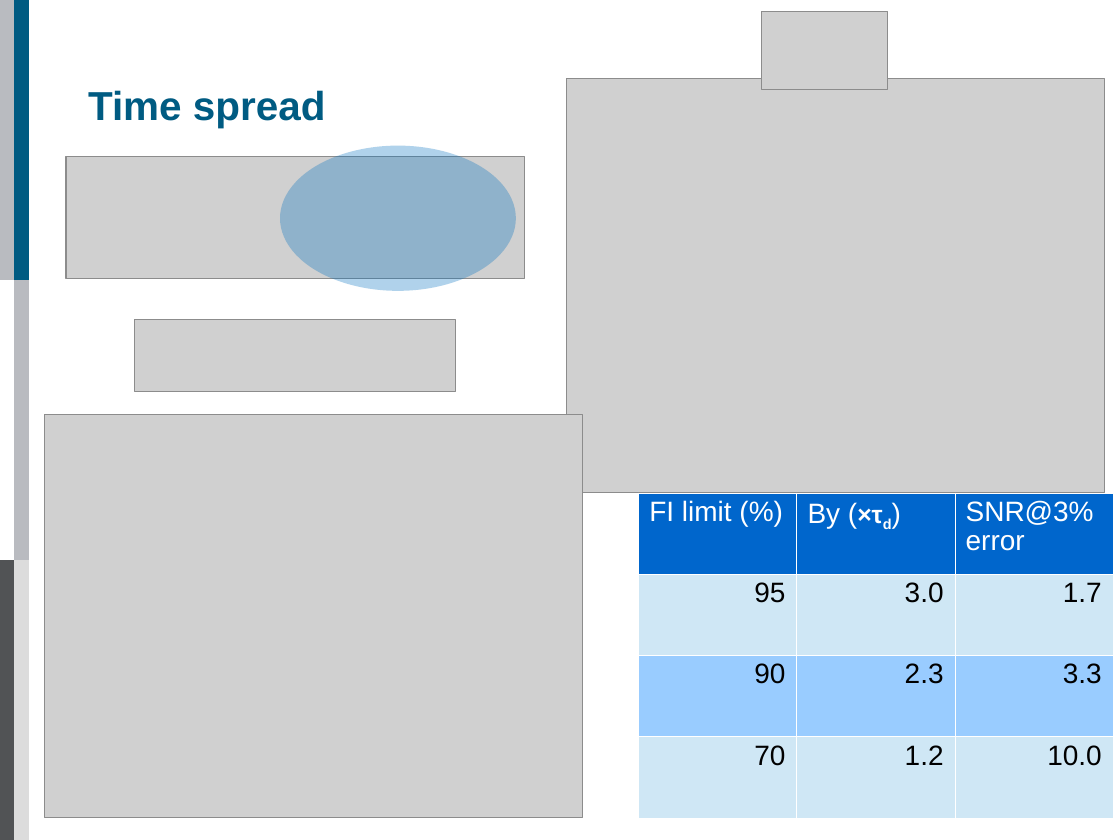
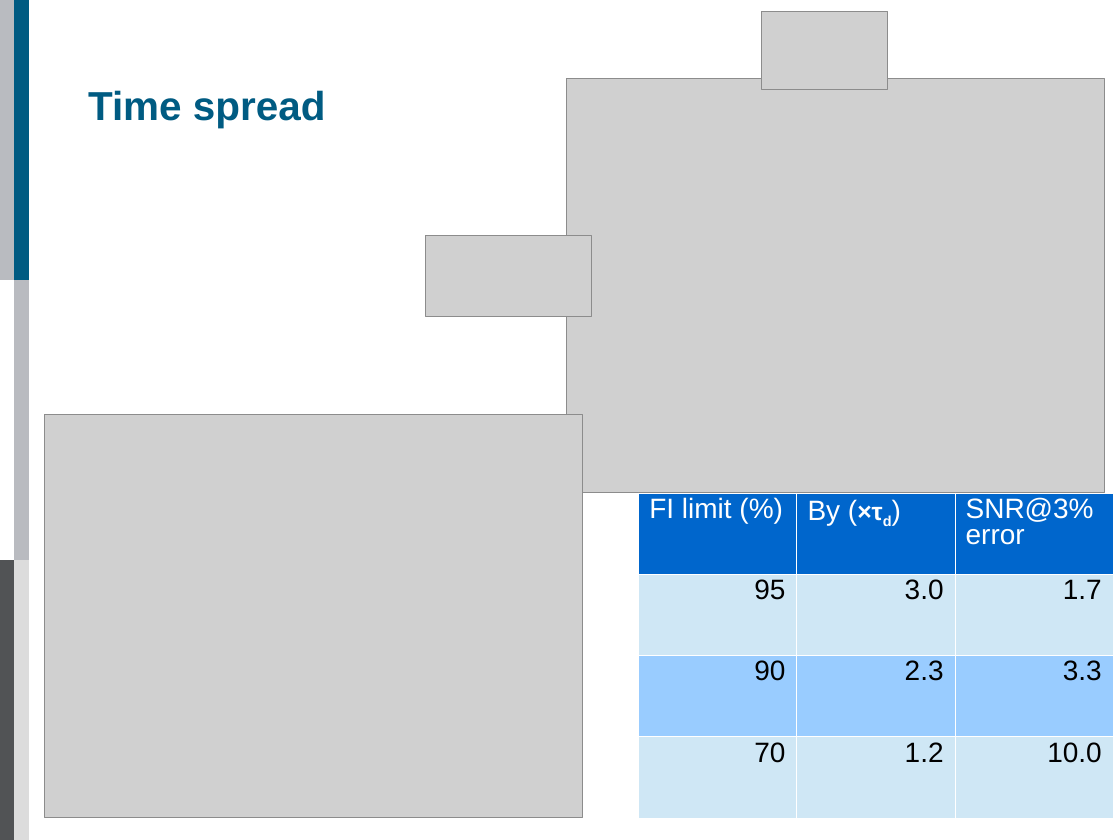
Before and after one commit to AlexAksentyev/EDM, a slide deck: slide 8 of Reports/DPG/DPG_proto.ppt (slide 6 before the commit). Drawn at 1120x840 pixels with LibreOffice and Linux fonts; fonts in the diff are those of the drawing; grey boxes stand for pictures; background and template pictures are left out. Boxes give left, top, right and bottom in pixels: in the first picture for what was removed or moved away, otherwise in the second. Text is boxed around its words. In the diff, an @@ line names an element or a change of style, - is before the commit and + after.

```diff
--- a/Reports/DPG/DPG_proto.ppt
+++ b/Reports/DPG/DPG_proto.ppt
@@ ellipse removed at bbox=[280, 146, 516, 291] @@
@@ picture: place and size @@
-picture at bbox=[66, 157, 524, 279]
+picture at bbox=[426, 235, 591, 316]
@@ picture removed at bbox=[134, 320, 455, 392] @@
@@ table at bbox=[638, 493, 1112, 818] @@
@@ line spacing 0.93 to 0.81 @@
```
Also in this commit, not shown: 7 other slides changed, 3 slides added, 1 slide removed, 5 other files.
